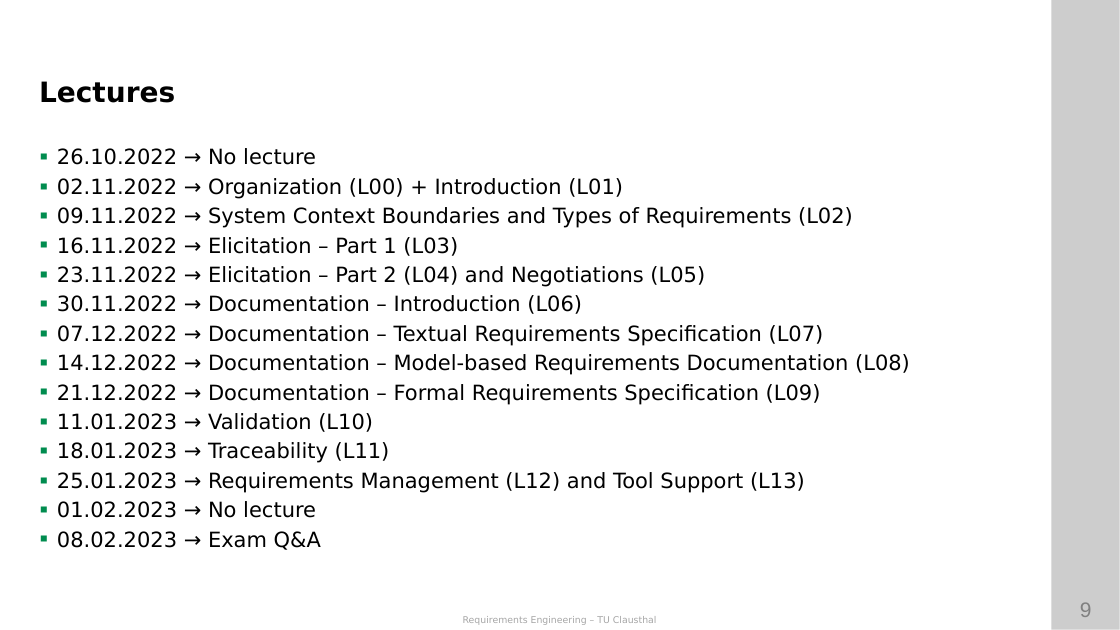
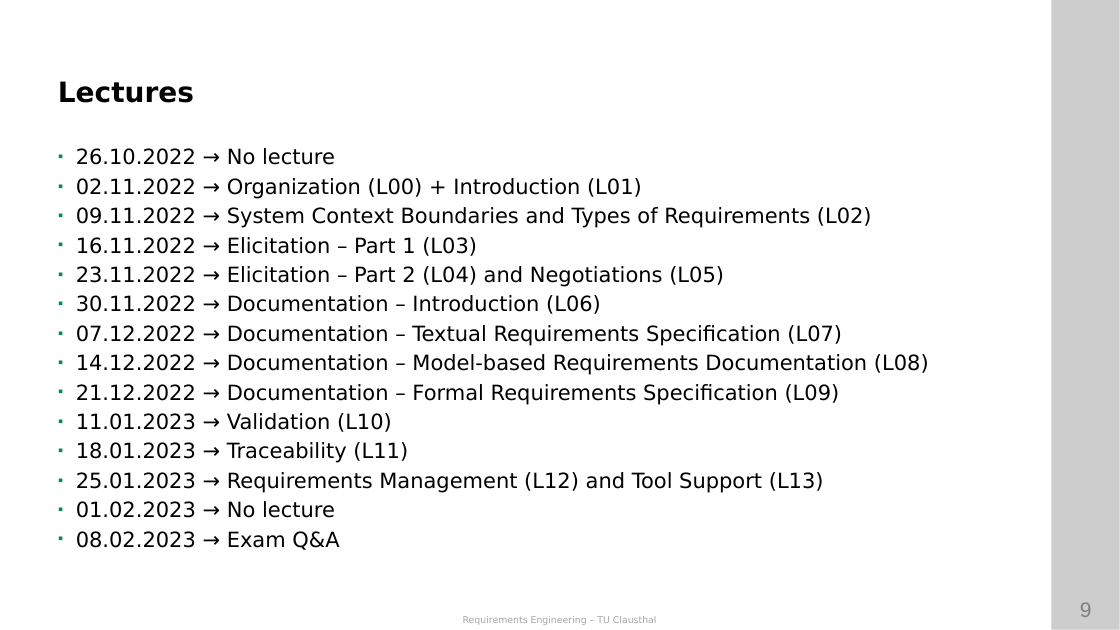
Before and after one commit to ETCE-LAB/teaching-material, a slide deck: slide 9 of Requirements-Engineering/RE-L00-Organization.pptx. Drawn at 1120x630 pixels with LibreOffice and Linux fonts; fonts in the diff are those of the drawing; background and template pictures are left out. Boxes give left, top, right and bottom in pixels: in the first picture for what was removed or moved away, otherwise in the second. Text is boxed around its words. In the diff, an @@ line names an element or a change of style, - is before the commit and + after.

```diff
--- a/Requirements-Engineering/RE-L00-Organization.pptx
+++ b/Requirements-Engineering/RE-L00-Organization.pptx
@@ text "Lectures": place and size @@
-text "Lectures" at box(39, 81, 175, 103)
+text "Lectures" at box(58, 81, 194, 103)
@@ text "26.10.2022 → No lecture": place and size @@
-text "26.10.2022 → No lecture" at box(57, 148, 910, 550)
+text "26.10.2022 → No lecture" at box(76, 148, 929, 550)
@@ text "26.10.2022 → No lecture" at box(76, 148, 929, 550): bullet ▪ to ◾ @@
```
Also in this commit, not shown: 15 other slides changed, 1 other file.
